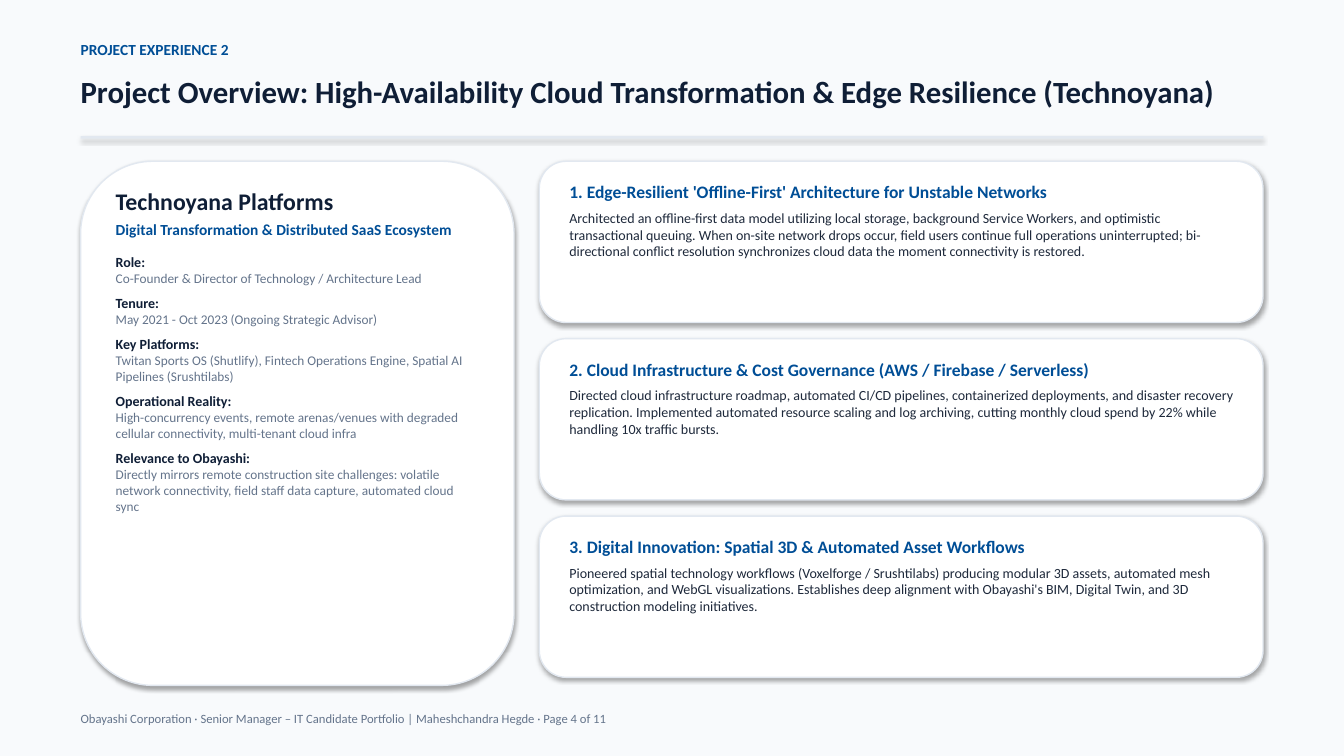
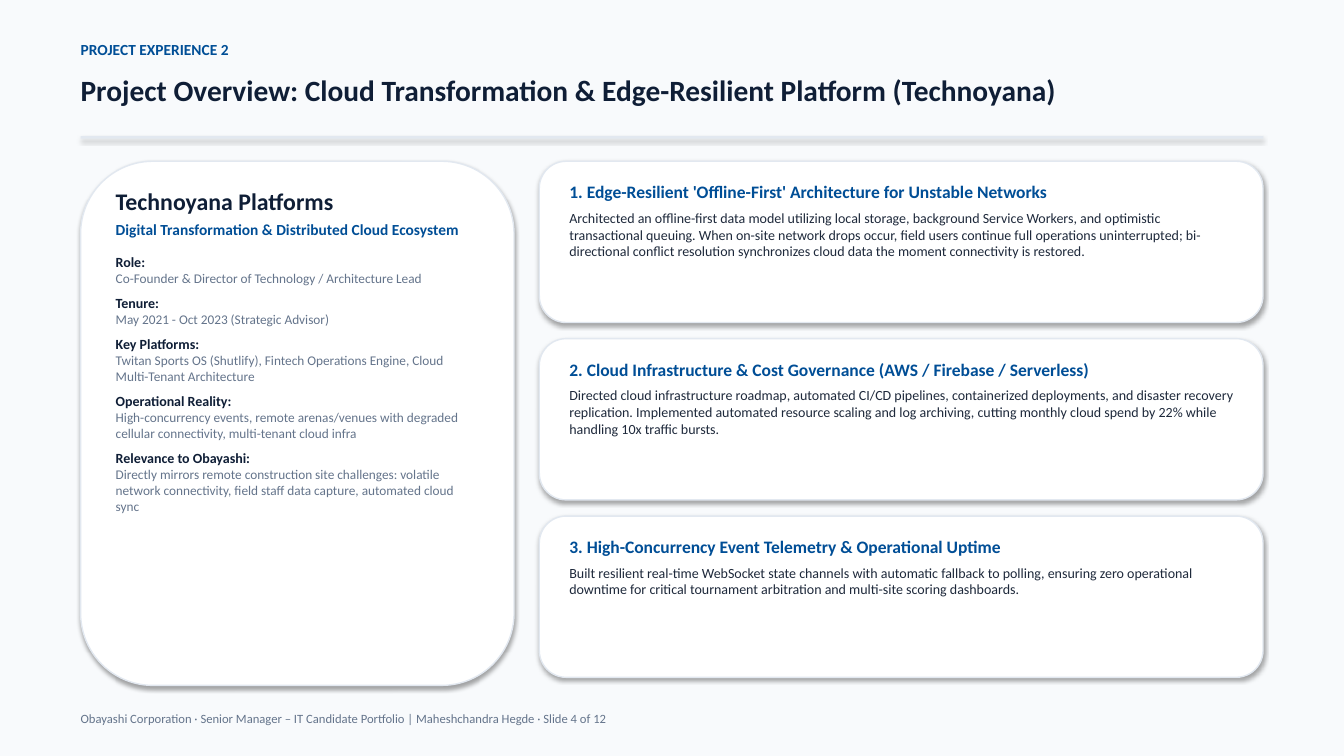
Before and after one commit to hegdemahesh/hegdemahesh.github.io, a slide deck: slide 4 of obayashi_it_presentation/Obayashi_Senior_Manager_IT_Presentation_Maheshchandra_Hegde.pptx. Drawn at 1344x756 pixels with LibreOffice and Linux fonts; fonts in the diff are those of the drawing. Boxes give left, top, right and bottom in pixels: in the first picture for what was removed or moved away, otherwise in the second. Text is boxed around its words. In the diff, an @@ line names an element or a change of style, - is before the commit and + after.

Commit message:
Srushtilabs updated

```diff
--- a/obayashi_it_presentation/Obayashi_Senior_Manager_IT_Presentation_Maheshchandra_Hegde.pptx
+++ b/obayashi_it_presentation/Obayashi_Senior_Manager_IT_Presentation_Maheshchandra_Hegde.pptx
@@ text at (81,79,1056,106): text changed; size 22 to 21 pt @@
-Project Overview: High-Availability Cloud Transformation & Edge Resilience (Technoyana)
+Project Overview: Cloud Transformation & Edge-Resilient Platform (Technoyana)
@@ text at (116,224,459,238): text changed @@
-Digital Transformation & Distributed SaaS Ecosystem
+Digital Transformation & Distributed Cloud Ecosystem
@@ text at (116,314,329,326): text changed @@
-May 2021 - Oct 2023 (Ongoing Strategic Advisor)
+May 2021 - Oct 2023 (Strategic Advisor)
@@ text at (116,355,443,381): text changed @@
-Twitan Sports OS (Shutlify), Fintech Operations Engine, Spatial AI Pipelines (Srushtilabs)
+Twitan Sports OS (Shutlify), Fintech Operations Engine, Cloud Multi-Tenant Architecture
@@ text at (569,540,1192,597): text changed @@
-3. Digital Innovation: Spatial 3D & Automated Asset Workflows
-Pioneered spatial technology workflows (Voxelforge / Srushtilabs) producing modular 3D assets, automated mesh optimization, and WebGL visualizations. Establishes deep alignment with Obayashi's BIM, Digital Twin, and 3D construction modeling initiatives.
+3. High-Concurrency Event Telemetry & Operational Uptime
+Built resilient real-time WebSocket state channels with automatic fallback to polling, ensuring zero operational downtime for critical tournament arbitration and multi-site scoring dashboards.
@@ text at (81,714,606,725): text changed @@
-Obayashi Corporation · Senior Manager – IT Candidate Portfolio | Maheshchandra Hegde · Page 4 of 11
+Obayashi Corporation · Senior Manager – IT Candidate Portfolio | Maheshchandra Hegde · Slide 4 of 12
```
Also in this commit, not shown: 10 other slides changed, 1 slide added, 7 other files.
